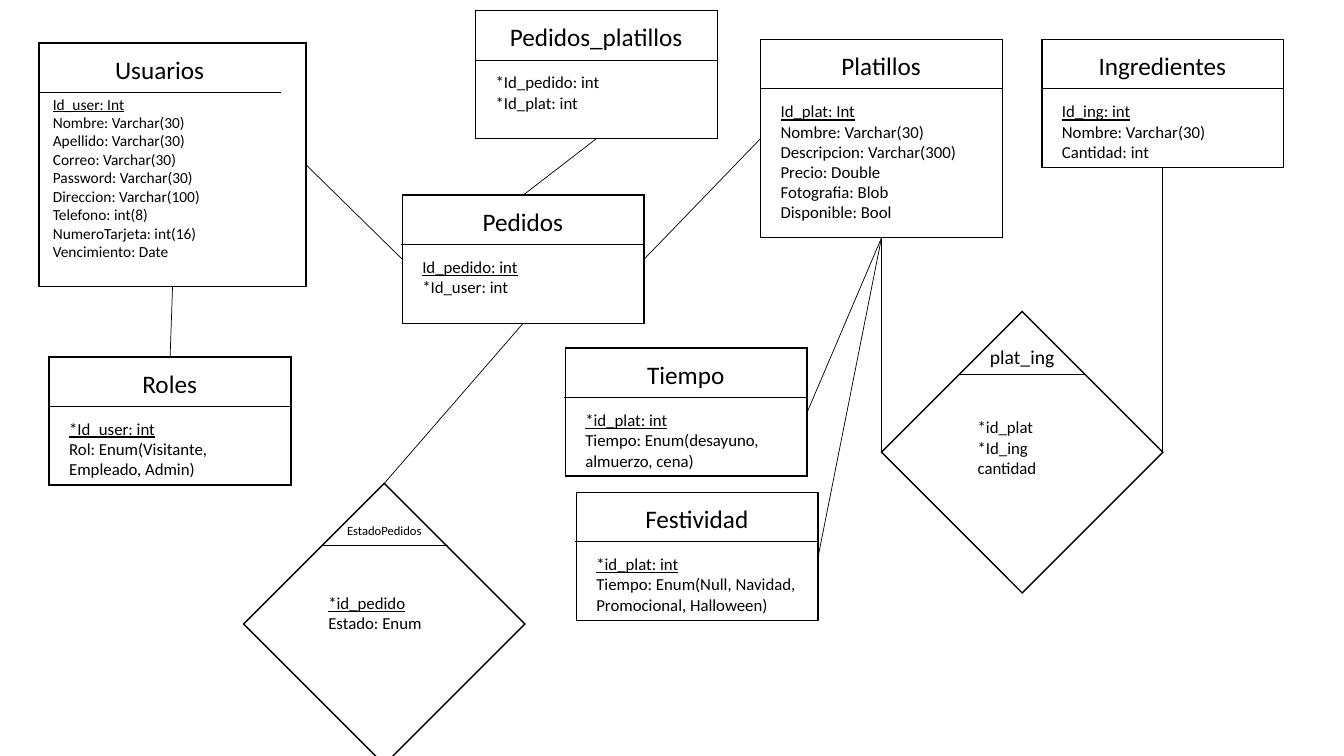
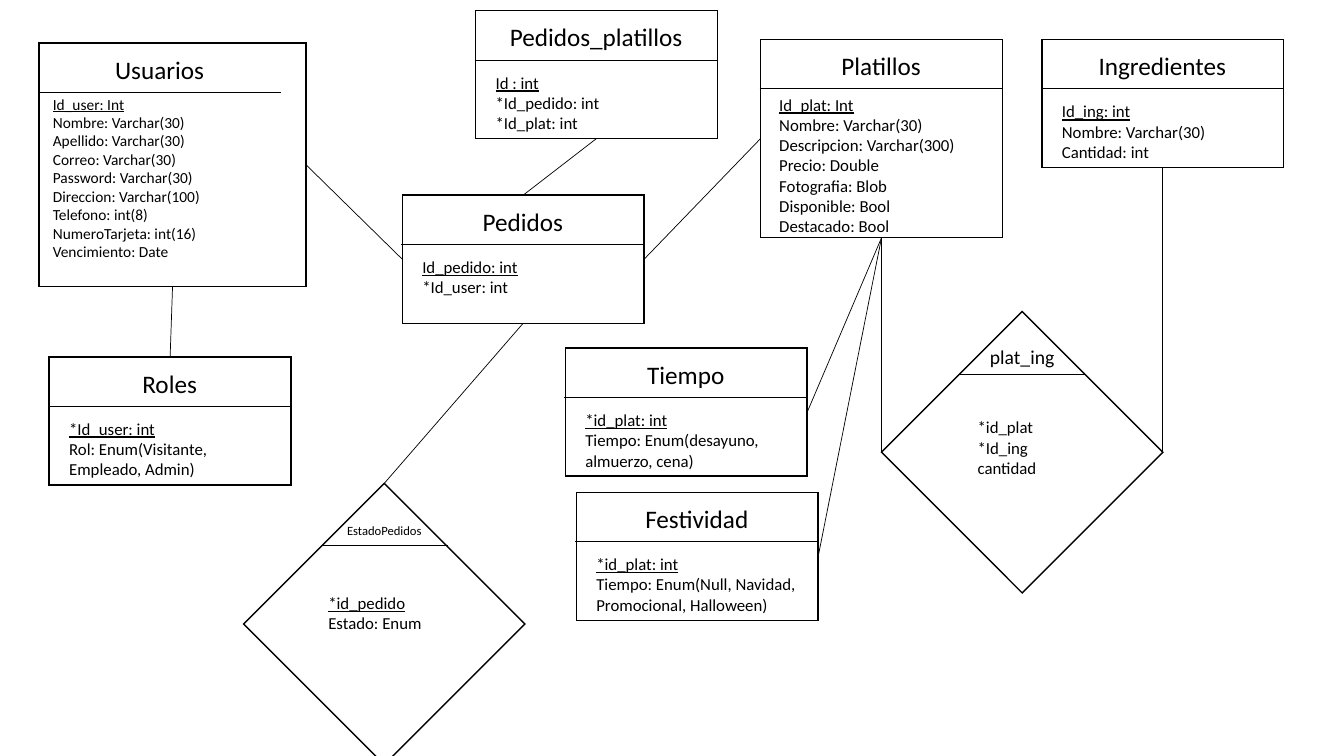
Before and after one commit to maritox09/ProyectoDW-DB, a slide deck: slide 1 of Assets/Diagrama de relacion entidad.pptx. Drawn at 1344x756 pixels with LibreOffice and Linux fonts; fonts in the diff are those of the drawing. Boxes give left, top, right and bottom in pixels: in the first picture for what was removed or moved away, otherwise in the second. Text is boxed around its words. In the diff, an @@ line names an element or a change of style, - is before the commit and + after.

```diff
--- a/Assets/Diagrama de relacion entidad.pptx
+++ b/Assets/Diagrama de relacion entidad.pptx
@@ text at [496, 77, 539, 92]: paragraph added @@
+Id : int
@@ text at [779, 220, 890, 232]: paragraph added @@
+Destacado: Bool
```
Also in this commit, not shown: 5 other files.
